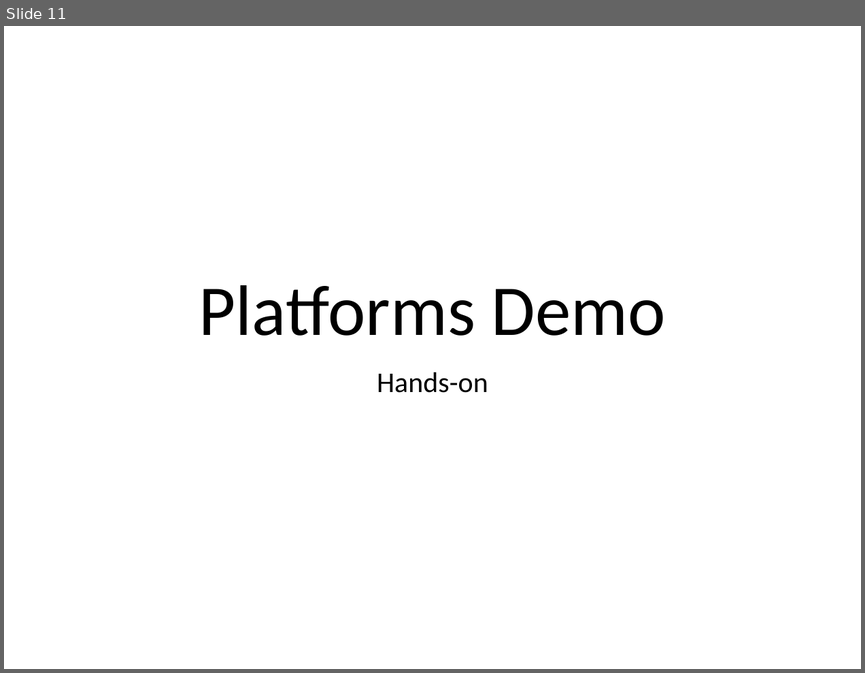
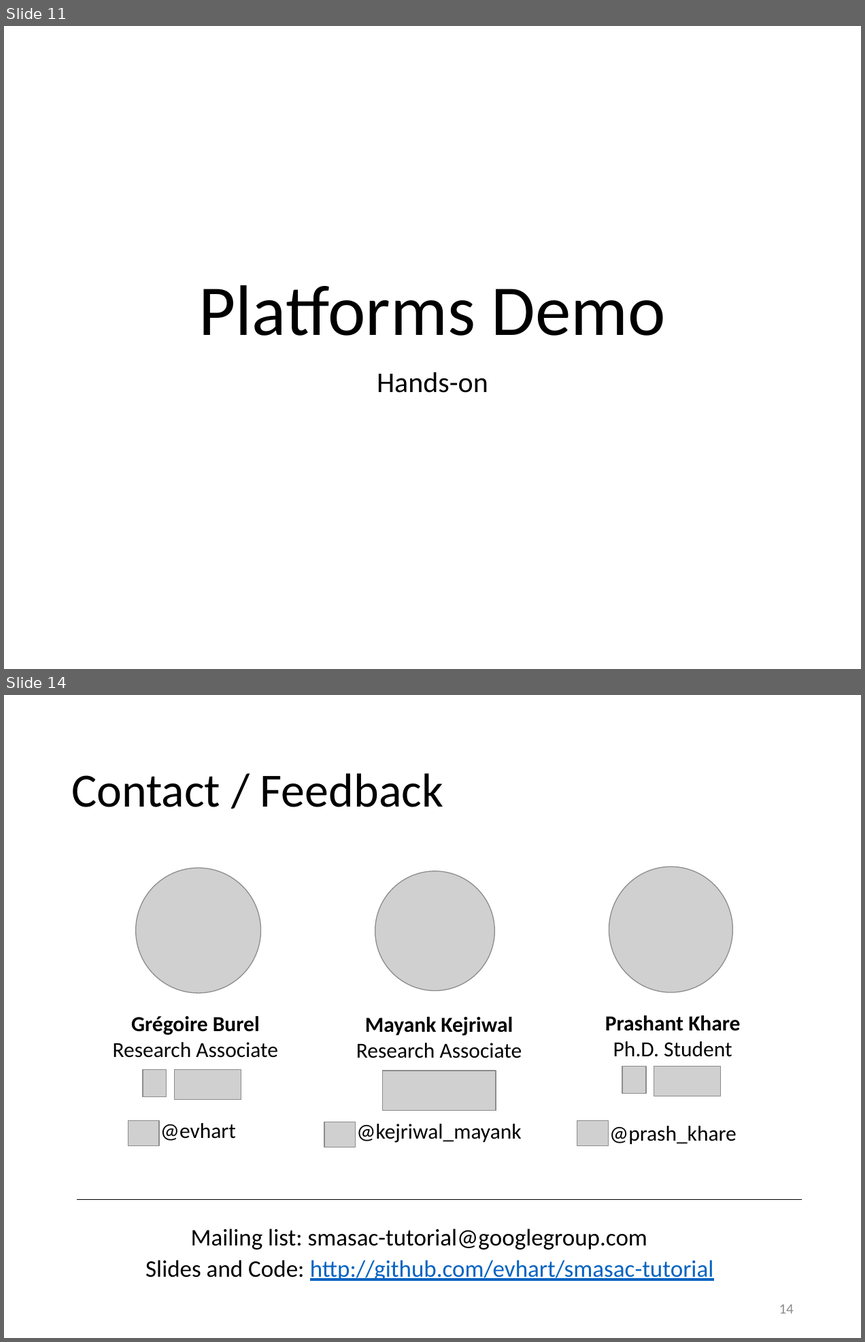
Before and after one commit to evhart/smasac-tutorial, a slide deck: slides/pptx/6-visualisation.pptx. Shown one above the other, each under a label of ours: slide 11 before the commit, slides 11 and 14 after it; the slides between them are not shown. The pictures are 865x673 and 865x1342 pixels, drawn with LibreOffice and Linux fonts; fonts in the diff are those of the drawing; grey boxes stand for pictures. Boxes give left, top, right and bottom in pixels: in the first picture for what was removed or moved away, otherwise in the second. Text is boxed around its words. In the diff, an @@ line names an element or a change of style, - is before the commit and + after.

```diff
--- a/slides/pptx/6-visualisation.pptx
+++ b/slides/pptx/6-visualisation.pptx
@@ slide 14 added at (x1=4, y1=695, x2=861, y2=1338), background #FFFFFF @@
@@ title added at (x1=71, y1=773, x2=443, y2=807), 40 pt, text #000000 @@
+Contact / Feedback
@@ picture added at (x1=136, y1=868, x2=261, y2=993) @@
@@ picture added at (x1=375, y1=870, x2=494, y2=989) @@
@@ picture added at (x1=609, y1=866, x2=732, y2=992) @@
@@ text added at (x1=113, y1=1016, x2=278, y2=1057), 18 pt, text #000000 @@
+Grégoire Burel
+Research Associate
@@ text added at (x1=356, y1=1017, x2=522, y2=1058), 18 pt, text #000000 @@
+Mayank Kejriwal
+Research Associate
@@ text added at (x1=605, y1=1015, x2=740, y2=1057), 18 pt, text #000000, bold @@
+Prashant Khare
+Ph.D. Student
@@ picture added at (x1=143, y1=1070, x2=167, y2=1097) @@
@@ picture added at (x1=175, y1=1070, x2=241, y2=1100) @@
@@ picture added at (x1=382, y1=1070, x2=495, y2=1110) @@
@@ picture added at (x1=623, y1=1066, x2=647, y2=1093) @@
@@ picture added at (x1=653, y1=1066, x2=720, y2=1096) @@
@@ picture added at (x1=128, y1=1120, x2=159, y2=1145) @@
@@ text added at (x1=160, y1=1123, x2=236, y2=1140), 18 pt, text #000000 @@
+@evhart
@@ picture added at (x1=324, y1=1121, x2=356, y2=1147) @@
@@ picture added at (x1=577, y1=1120, x2=608, y2=1145) @@
@@ text added at (x1=356, y1=1123, x2=521, y2=1142), 18 pt, text #000000 @@
+@kejriwal_mayank
@@ text added at (x1=609, y1=1125, x2=736, y2=1144), 18 pt, text #000000 @@
+@prash_khare
@@ line added from (77, 1199) to (802, 1199), #000000 0.5 pt @@
@@ text added at (x1=191, y1=1228, x2=647, y2=1249), 20 pt, text #000000 @@
+Mailing list: smasac-tutorial@googlegroup.com
@@ text added at (x1=145, y1=1259, x2=713, y2=1280), 20 pt, text #0563C1, underline @@
+Slides and Code: http://github.com/evhart/smasac-tutorial
@@ page number added at (x1=779, y1=1304, x2=793, y2=1313), 12 pt, text #8C8C8C @@
+14
```
Also in this commit, not shown: 5 slides changed, 3 other slides added, 1 slide removed.
